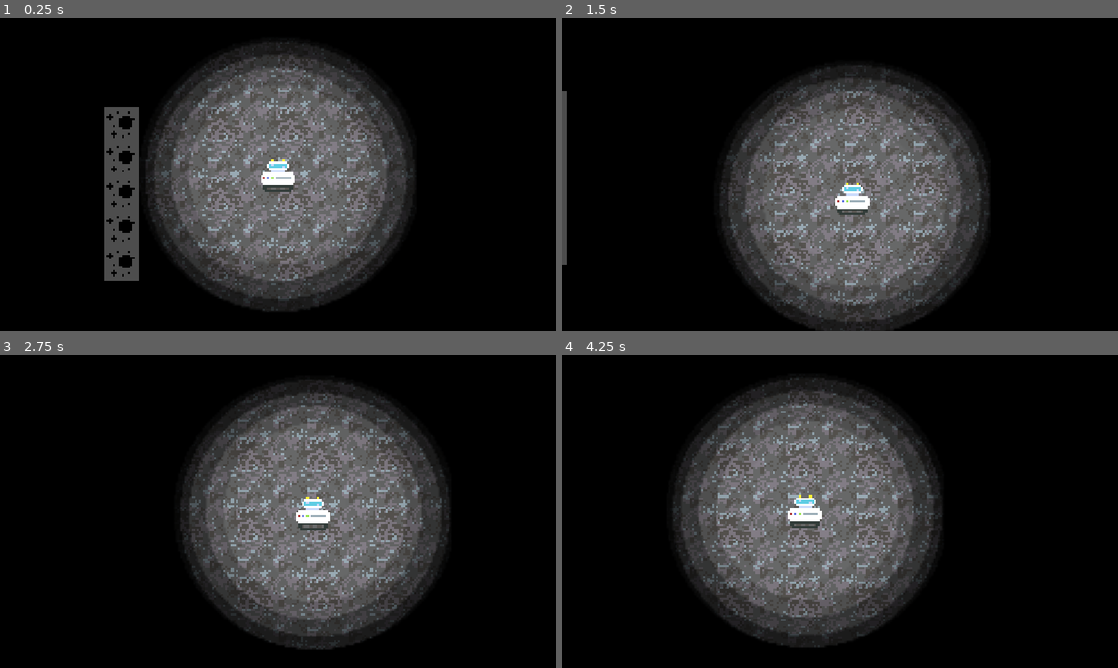
Above: before the commit, frames 1-4 (two rows, left to right).
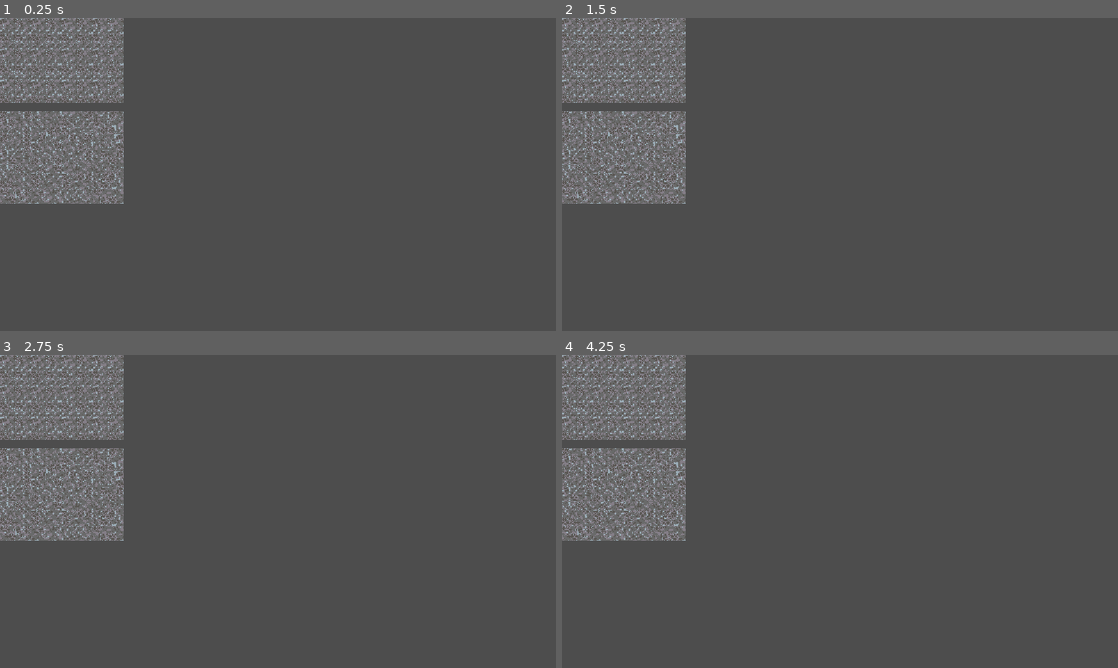
Above: after the commit, the same moments.

Repository: DanielDe8/Moonrunner
Game: Godot game, scene res://Scenes/Main.tscn
The game is run twice, just before and just after one commit, with the same random seed, the same clock (stepped at 60 frames per second) and the same inputs.
Inputs:
- Up to frame 1 (0.25 s): no input
- Up to frame 2 (1.5 s): tap Enter at 0.5 s; hold Right (right) 0.53-1.28 s; hold Down (down) from 1.28 s (still down)
- Up to frame 3 (2.75 s): release Down (down) at 2.03 s; hold Right (right) from 2.03 s (still down)
- Up to frame 4 (4.25 s): release Right (right) at 2.78 s; hold Up (up) 2.78-3.53 s; hold Left (left) from 3.53 s (still down)

The runs differ from the first frame. In frame 1, 84% of the frame differs, in the area x 0-100%, y 0-100%; in frame 2, 86%; in frame 3, 86%; in frame 4, 87%.

Commit message:
Auto stash before merge of "master" and "origin/master"

Diff:
--- a/Objects/player.tscn
+++ b/Objects/player.tscn
@@ -1,5 +1,6 @@
 [gd_scene format=3 uid="uid://bsly0swvikiyv"]
 
+[ext_resource type="Texture2D" uid="uid://b5yea7678idhe" path="res://Assets/rover_2.png" id="4_t1tke"]
 [ext_resource type="Script" uid="uid://beck1r130srfd" path="res://Scripts/player.gd" id="1_0ar0x"]
 [ext_resource type="Texture2D" uid="uid://dlpd1ryoc6wrk" path="res://Assets/light_texture.png" id="2_slvmq"]
 [ext_resource type="Texture2D" uid="uid://bib3dfsyttpt8" path="res://Assets/rover_1.png" id="3_ng3n2"]
@@ -47,6 +48,23 @@
 "speed": 15.0
 }]
 
+[sub_resource type="SpriteFrames" id="SpriteFrames_kkhfn"]
+animations = [{
+"frames": [{
+"duration": 1.0,
+"texture": ExtResource("7_qwt6c")
+}, {
+"duration": 1.0,
+"texture": ExtResource("8_ivlea")
+}, {
+"duration": 1.0,
+"texture": ExtResource("9_0ryu0")
+}],
+"loop": 1,
+"name": &"default",
+"speed": 5.0
+}]
+
 [node name="player" type="CharacterBody2D" unique_id=1788329522 groups=["Player"]]
 motion_mode = 1
 script = ExtResource("1_0ar0x")
@@ -64,7 +82,11 @@
 [node name="PointLight2D" type="PointLight2D" parent="." unique_id=761549764]
 texture = ExtResource("2_slvmq")
 
-[node name="AnimatedSprite2D" type="AnimatedSprite2D" parent="." unique_id=569069137]
+[node name="MovementAnimation" type="AnimatedSprite2D" parent="." unique_id=569069137]
 texture_filter = 1
 sprite_frames = SubResource("SpriteFrames_s0lj0")
 animation = &"move_left"
+
+[node name="AnimatedSprite2D" type="AnimatedSprite2D" parent="." unique_id=387810847]
+texture_filter = 1
+sprite_frames = SubResource("SpriteFrames_kkhfn")
--- a/Scripts/player.gd
+++ b/Scripts/player.gd
@@ -2,19 +2,49 @@
 
 
 @export var speed = 400
+@export var start_delay = 0.05
+@export var stop_delay = 0.08
+
+var motion_timer = 0.0
+var stop_timer = 0.0
 
 func get_input():
 	var input_direction = Input.get_vector("left", "right", "up", "down")
 	velocity = input_direction * speed
 
-func _physics_process(_delta: float) -> void:
+func _physics_process( delta: float) -> void:
 	get_input()
 
 	if velocity.x > 0 or velocity.y > 0:
-		$AnimatedSprite2D.play("move_right")
+		$MovementAnimation.play("move_right")
 	elif velocity.x < 0 or velocity.y < 0:
-		$AnimatedSprite2D.play("move_left")
+		$MovementAnimation.play("move_left")
 	else:
-		$AnimatedSprite2D.pause()
+		$MovementAnimation.pause()
+
+
+	if velocity != Vector2.ZERO:
+		stop_timer = 0.0
+		motion_timer += delta
+
+		# Trigger animations and antenna tilt after start_delay
+		if motion_timer >= start_delay:
+			if velocity.x > 0 or velocity.y > 0:
+				$MovementAnimation.play("move_right")
+			elif velocity.x < 0 or velocity.y < 0:
+				$MovementAnimation.play("move_left")
+
+			if velocity.x > 0:
+				$AnimatedSprite2D.frame = 0   # right
+			elif velocity.x < 0:
+				$AnimatedSprite2D.frame = 2   # left
+	else:
+		motion_timer = 0.0
+		stop_timer += delta
+		$MovementAnimation.pause()
+
+		# Snap antenna back to still only after stop_delay passes
+		if stop_timer >= stop_delay:
+			$AnimatedSprite2D.frame = 1   # still
 
 	move_and_slide()
